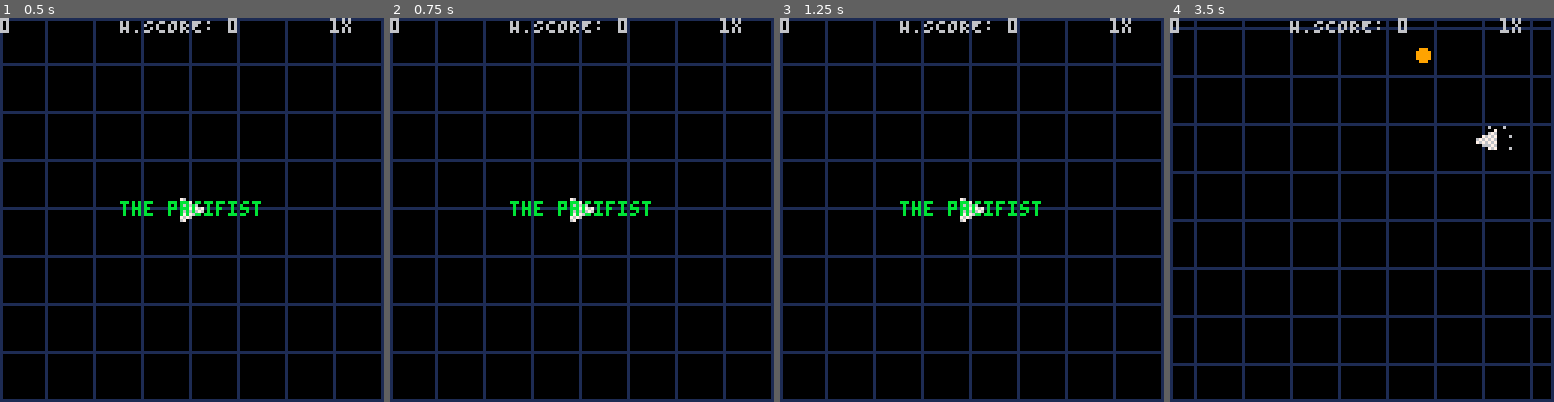
Above: before the commit, frames 1-4 (left to right).
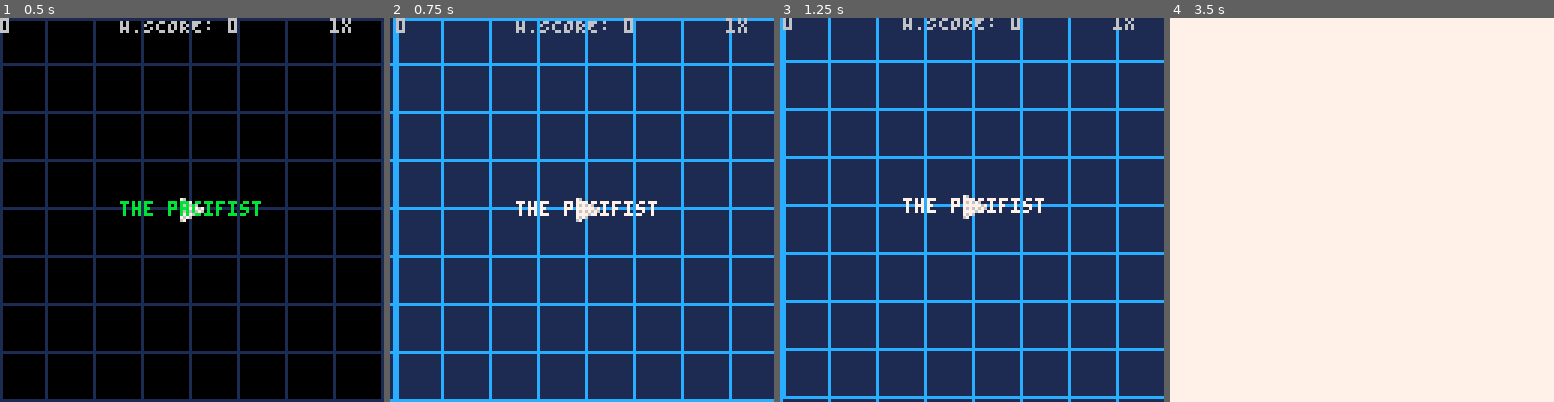
Above: after the commit, the same moments.

Repository: lucdubois/pico-8-pacifist
Game: PICO-8 cartridge the-pacifist.p8
Two runs of this game, one before a commit and one after it. Both use one fixed random seed, a clock stepped at 60 frames per second and the inputs below.
Inputs:
- Up to frame 1 (0.5 s): no input
- Up to frame 2 (0.75 s): tap O (Z key) at 0.7 s
- Up to frame 3 (1.25 s): no input
- Up to frame 4 (3.5 s): hold Right 1.6-2.1 s; tap O (Z key) every 0.4 s from 1.7 to 3.3 s; hold Up 2.15-2.42 s; hold Right 2.47-3.03 s; hold Left from 3.08 s (still down)

Frame 1 is identical in both runs. In frame 2, 93% of the frame differs, in the area x 0-100%, y 0-100%; in frame 3, 88%; in frame 4, 100%.

Commit message:
Ajout de la bombe

Diff:
--- a/the-pacifist.p8
+++ b/the-pacifist.p8
@@ -4,7 +4,7 @@
 
 offset = 0
 shaking = false
-shake_timer=0
+shake_timer=10
 score=0
 multiplier=1
 highscore=0
@@ -12,12 +12,14 @@
 gtms=0
 message='the pacifist'
 messageTimer=180
+bombInUse=false
+bombTimer=40
 
 function _init()
     save('@clip')
     offset = 0
     shaking = false
-    shake_timer=0
+    shake_timer=10
     score=0
     multiplier=1
     music(0)
@@ -28,9 +30,9 @@
     gates = {}
     offset = 0
     shaking = false
-    shake_timer=0
+    shake_timer=10
     multiplier=1
-    player = Player:new{}
+    p = Player:new{}
     lives -=1
 end
 
@@ -56,27 +58,38 @@
     if (en.y < 2) then en.y = 2 end
     if (en.x > 126) then en.x = 126 end
     if (en.y > 126) then en.y = 126 end
-    if getDist(en.x, en.y, player.x, player.y) < 42 then return false end
-
-    local pa = player.angle-90%360
+    if getDist(en.x, en.y, p.x, p.y) < 42 then return false end
+
+    local pa = p.angle-90%360
     print(''..pa, 20, 20, 1)
     local angle1 = (pa-30)/360
     local angle2 = (pa+30)/360
-    local x1 = (sin(angle1)*100)+player.x
-    local y1 = (cos(angle1)*100)+player.y
-    local x2 = (sin(angle2)*100)+player.x
-    local y2 = (cos(angle2)*100)+player.y
-    if getTriPointCollision(x1, y1, x2, y2, player.x, player.y, en.x, en.y) == true then return false end
+    local x1 = (sin(angle1)*100)+p.x
+    local y1 = (cos(angle1)*100)+p.y
+    local x2 = (sin(angle2)*100)+p.x
+    local y2 = (cos(angle2)*100)+p.y
+    if getTriPointCollision(x1, y1, x2, y2, p.x, p.y, en.x, en.y) == true then return false end
     return true
 end
 
 function spawnEnemy(en)
     repeat
         local angle = rnd()
-        en.x = ((rnd(20)+42)*sin(angle))+player.x
-        en.y = ((rnd(20)+42)*cos(angle))+player.y
+        en.x = ((rnd(20)+42)*sin(angle))+p.x
+        en.y = ((rnd(20)+42)*cos(angle))+p.y
     until enemyCanSpawn(en) == true
     add(enemies, en)
+end
+
+function useBomb()
+    bombInUse = true
+    shake_timer = 60
+    shaking = true
+    music(-1)
+    sfx(4)
+    for en in all(enemies) do
+        en:die()
+    end
 end
 function spawnTrail(o, r)
         local ang = rnd()
@@ -92,7 +105,7 @@
 end
 
 function _update60() --called at 60fps
-    if (player.dead == true and shake_timer == 10) then
+    if (p.dead == true and shake_timer == 0) then
         if lives>=2 then
             newRound()
         else
@@ -102,14 +115,23 @@
     end
     gtms+=1
     local gt = gtms/60
-    if shake_timer == 10 then
+    if shake_timer == 0 then
         shaking = false
-        shake_timer = 0
+        shake_timer = 10
         offset=0
     end
     if shaking == true then
-        shake_timer+=1
+        shake_timer-=1
         offset=0.1
+    end
+    if bombTimer == 0 then
+        bombInUse = false
+        bombTimer = 40
+        music(3, 200)
+    end
+    if bombInUse == true then
+        enemies = {}
+        bombTimer -= 1
     end
     if (gt % 3 == 0) then
         local en = EasyE:new{}
@@ -142,13 +164,13 @@
     if (gt % 5 == 0) then
         local gate = MovingGate:new{}
         gate.angle = rnd(0.5)+0.5;
-        gate.halfCircleSin = sin(gate.angle);
-        gate.centerPosX = rnd(116);
-        gate.centerPosY = rnd(116);
-        gate.x1 = gate.centerPosX+(10*gate.halfCircleSin);
-        gate.x2 = gate.centerPosX+(-10*gate.halfCircleSin);
-        gate.y1 = gate.centerPosY+(10*(1-gate.halfCircleSin));
-        gate.y2 = gate.centerPosY+(-10*(1-gate.halfCircleSin));
+        local s = sin(gate.angle);
+        gate.cx = rnd(116);
+        gate.cy = rnd(116);
+        gate.x1 = gate.cx+(10*s);
+        gate.x2 = gate.cx+(-10*s);
+        gate.y1 = gate.cy+(10*(1-s));
+        gate.y2 = gate.cy+(-10*(1-s));
         gate.dx = rnd(gate.max_dx)
         gate.dy = rnd(gate.max_dy)
         gate.dangle = rnd(0.012)-0.006
@@ -156,69 +178,72 @@
     end
 
 
-    player.dx*=player.friction
-    player.dy*=player.friction
-    local angle = player.angle%360
+    p.dx*=p.friction
+    p.dy*=p.friction
+    local angle = p.angle%360
     if (btn(0)) then
-        player.dx-=player.acc
-        spawnTrail(player, 4)
-        if angle > 180 then player.angle-=10 end
-        if angle < 180 then player.angle+=10 end
+        p.dx-=p.acc
+        spawnTrail(p, 4)
+        if angle > 180 then p.angle-=10 end
+        if angle < 180 then p.angle+=10 end
     end -- left
     if (btn(1)) then
-        player.dx+=player.acc
-        spawnTrail(player, 4)
+        p.dx+=p.acc
+        spawnTrail(p, 4)
         if angle != 0 then
-            if angle > 180 then player.angle+=10 end
-            if angle <= 180 then player.angle-=10 end
+            if angle > 180 then p.angle+=10 end
+            if angle <= 180 then p.angle-=10 end
         end
     end -- right
     if (btn(2)) then
-        player.dy-=player.acc
-        spawnTrail(player, 4)
-        if ((angle <= 90 and angle >= 0) or angle > 270 ) then player.angle-=10 end
-        if ((angle > 90 and angle <= 180) or (angle < 270 and angle >180)) then player.angle+=10 end
+        p.dy-=p.acc
+        spawnTrail(p, 4)
+        if ((angle <= 90 and angle >= 0) or angle > 270 ) then p.angle-=10 end
+        if ((angle > 90 and angle <= 180) or (angle < 270 and angle >180)) then p.angle+=10 end
     end -- up
     if (btn(3)) then
-        player.dy+=player.acc
-        spawnTrail(player, 4)
-        if ((angle < 90 and angle >= 0) or angle > 270 ) then player.angle+=10 end
-        if (angle > 90 or (angle < 270 and angle >=180)) then player.angle-=10 end
+        p.dy+=p.acc
+        spawnTrail(p, 4)
+        if ((angle < 90 and angle >= 0) or angle > 270 ) then p.angle+=10 end
+        if (angle > 90 or (angle < 270 and angle >=180)) then p.angle-=10 end
     end -- down
-    -- if angle == 0 then player.angle = 0 end
-    player.dx=mid(-player.max_dx,player.dx,player.max_dx)
-    player.dy=mid(-player.max_dy,player.dy,player.max_dy)
-
-    player.x+=player.dx
-    player.y+=player.dy
-    if (player.x>124) then player.x=124 end
-    if (player.x<4) then player.x=4 end
-    if (player.y>124) then player.y=124 end
-    if (player.y<4) then player.y=4 end
+    if (btn(4)) then
+        useBomb()
+    end
+    -- if angle == 0 then p.angle = 0 end
+    p.dx=mid(-p.max_dx,p.dx,p.max_dx)
+    p.dy=mid(-p.max_dy,p.dy,p.max_dy)
+
+    p.x+=p.dx
+    p.y+=p.dy
+    if (p.x>124) then p.x=124 end
+    if (p.x<4) then p.x=4 end
+    if (p.y>124) then p.y=124 end
+    if (p.y<4) then p.y=4 end
 
     for gate in all(gates) do
-        gate.centerPosX+=gate.dx
-        gate.centerPosY+=gate.dy
+        gate.cx+=gate.dx
+        gate.cy+=gate.dy
         gate.angle+=gate.dangle
         if (gate.angle>=1) then gate.angle-=1 end
         local gateSin = sin(gate.angle)
         local gateCos = cos(gate.angle)
-        gate.x1 = gate.centerPosX+(10*gateSin);
-        gate.x2 = gate.centerPosX+(-10*gateSin);
-        gate.y1 = gate.centerPosY+(10*(gateCos));
-        gate.y2 = gate.centerPosY+(-10*(gateCos));
-
-        if (gate.centerPosX>120 or gate.centerPosX<0) then gate.dx*=-1 end
-        if (gate.centerPosY>120 or gate.centerPosY<0) then gate.dy*=-1 end
-
-        if (getPointCircleCollision(gate.x1, gate.y1, player.x, player.y, 2) or getPointCircleCollision(gate.x2, gate.y2, player.x, player.y, 2) ) then
-            player.dx = player.dx*-1
-            player.dy = player.dy*-1
-        elseif (isTouchingPlayer(gate.x1, gate.y1, gate.x2, gate.y2, player.x, player.y)) then
+        gate.x1 = gate.cx+(10*gateSin);
+        gate.x2 = gate.cx+(-10*gateSin);
+        gate.y1 = gate.cy+(10*(gateCos));
+        gate.y2 = gate.cy+(-10*(gateCos));
+
+        if (gate.cx>120 or gate.cx<0) then gate.dx*=-1 end
+        if (gate.cy>120 or gate.cy<0) then gate.dy*=-1 end
+
+        if (getPointCircleCollision(gate.x1, gate.y1, p.x, p.y, 2) or getPointCircleCollision(gate.x2, gate.y2, p.x, p.y, 2) ) then
+            p.dx = p.dx*-1
+            p.dy = p.dy*-1
+        elseif (isTouchingPlayer(gate.x1, gate.y1, gate.x2, gate.y2, p.x, p.y)) then
             local soundPlayed = false
             local enemiesKilled = 0
             for enemy in all(enemies) do
-                if (getPointCircleCollision(enemy.x, enemy.y, gate.centerPosX, gate.centerPosY, 40) == true) then
+                if (getPointCircleCollision(enemy.x, enemy.y, gate.cx, gate.cy, 40) == true) then
                     if soundPlayed == false then
                         sfx(1)
                         soundPlayed = true
@@ -235,7 +260,7 @@
             for i=1,20,1 do
                 local dx = rnd(10)-5
                 local dy = rnd(10)-5
-                local particle = Particle:new{x=gate.centerPosX, y=gate.centerPosY, dx = dx, dy = dy}
+                local particle = Particle:new{x=gate.cx, y=gate.cy, dx = dx, dy = dy}
                 add(particles, particle)
             end
             del(gates, gate)
@@ -244,15 +269,15 @@
     end
     for enemy in all(enemies) do
 		enemy:move()
-        if (getPointCircleCollision(enemy.x, enemy.y, player.x, player.y, 2) == true) then
+        if (getPointCircleCollision(enemy.x, enemy.y, p.x, p.y, 2) == true) then
             shaking = true
             sfx(2)
             for i=1,40,1 do
                 local dx = rnd(4)-2
                 local dy = rnd(4)-2
-                local particle = Particle:new{x=player.x, y=player.y, dx = dx, dy = dy, color = 7, max_frames= 60}
+                local particle = Particle:new{x=p.x, y=p.y, dx = dx, dy = dy, color = 7, max_frames= 60}
                 add(particles, particle)
-                player.dead = true
+                p.dead = true
             end
             for enemy2 in all(enemies) do
                 enemy2:die()
@@ -265,6 +290,7 @@
 end
 
 function _draw()
+    palt(0, false)
     screen_shake()
     cls() -- clear screen
     palt(0, true)
@@ -278,21 +304,13 @@
     for gate in all(gates) do
         circfill(gate.x1,gate.y1,1,10)
         circfill(gate.x2,gate.y2,1,10)
-        circ(gate.centerPosX, gate.centerPosY, 40, 1)
+        circ(gate.cx, gate.cy, 40, 1)
         line(gate.x1, gate.y1, gate.x2, gate.y2, 11)
     end
     -- drawTriangle()
-    spr_r(lives-1, player.x-4, player.y-4, player.angle, 1, 1) -- draw the sprite using the values of our player object
+    spr_r(lives-1, p.x-4, p.y-4, p.angle, 1, 1) -- draw the sprite using the values of our p object
     for enemy in all(enemies) do
-		circfill(enemy.x,enemy.y,2,enemy.color)
-        local edistx = player.x - enemy.x
-        local edisty = player.y - enemy.y
-        local edist = sqrt((edistx*edistx) + (edisty*edisty))
-        local diffx =  enemy.x - player.x
-        local diffy = enemy.y - player.y
-        local angle = atan2(diffx, diffy*-1)
-        local dx = sin(angle)
-        local dy = cos(angle)
+		enemy:draw()
         -- print(''..dx,
         -- 0,0, 6)
         -- print(''..dy,
@@ -304,29 +322,120 @@
     end
 
     drawMessage()
+    if (bombInUse == true and bombTimer == 0) then
+        pal(0, 0)
+        pal(1, 1)
+        pal(2, 2)
+        pal(3, 3)
+        pal(4, 4)
+        pal(5, 5)
+        pal(6, 6)
+        pal(7, 7)
+        pal(8, 8)
+        pal(9, 9)
+        pal(10, 10)
+        pal(11, 11)
+        pal(12, 12)
+        pal(13, 13)
+        pal(14, 14)
+        pal(15, 15)
+    end
+    if (bombInUse == true and bombTimer > 27 and bombTimer <= 35) then
+        pal(0, 7)
+        pal(1, 7)
+        pal(2, 7)
+        pal(3, 7)
+        pal(4, 7)
+        pal(5, 7)
+        pal(6, 7)
+        pal(7, 7)
+        pal(8, 7)
+        pal(9, 7)
+        pal(10, 7)
+        pal(11, 7)
+        pal(12, 7)
+        pal(13, 7)
+        pal(14, 7)
+        pal(15, 7)
+    end
+    if (bombInUse == true and bombTimer > 20 and bombTimer <= 27) then
+        pal(0, 6)
+        pal(1, 7)
+        pal(2, 7)
+        pal(3, 7)
+        pal(4, 7)
+        pal(5, 7)
+        pal(6, 7)
+        pal(7, 7)
+        pal(8, 7)
+        pal(9, 7)
+        pal(10, 7)
+        pal(11, 7)
+        pal(12, 7)
+        pal(13, 7)
+        pal(14, 7)
+        pal(15, 7)
+    end
+    if (bombInUse == true and bombTimer > 10 and bombTimer <= 20) then
+        pal(0, 5)
+        pal(1, 6)
+        pal(2, 8)
+        pal(3, 1)
+        pal(4, 9)
+        pal(5, 7)
+        pal(6, 7)
+        pal(7, 7)
+        pal(8, 14)
+        pal(9, 15)
+        pal(10, 15)
+        pal(11, 7)
+        pal(12, 7)
+        pal(13, 7)
+        pal(14, 7)
+        pal(15, 7)
+    end
+    if (bombInUse == true and ((bombTimer > 0 and bombTimer <= 10) or bombTimer > 35)) then
+        pal(0, 1)
+        pal(1, 12)
+        pal(2, 8)
+        pal(3, 1)
+        pal(4, 9)
+        pal(5, 6)
+        pal(6, 6)
+        pal(7, 7)
+        pal(8, 14)
+        pal(9, 15)
+        pal(10, 15)
+        pal(11, 7)
+        pal(12, 7)
+        pal(13, 7)
+        pal(14, 7)
+        pal(15, 7)
+    end
 end
 
 function drawTriangle()
-    local pa = player.angle-90%360
+    local pa = p.angle-90%360
     print(''..pa, 20, 20, 1)
     local angle1 = (pa-30)/360
     local angle2 = (pa+30)/360
-    local x1 = (sin(angle1)*100)+player.x
-    local y1 = (cos(angle1)*100)+player.y
-    local x2 = (sin(angle2)*100)+player.x
-    local y2 = (cos(angle2)*100)+player.y
+    local x1 = (sin(angle1)*100)+p.x
+    local y1 = (cos(angle1)*100)+p.y
+    local x2 = (sin(angle2)*100)+p.x
+    local y2 = (cos(angle2)*100)+p.y
     local color = 1
     for en in all(enemies) do
-        if getTriPointCollision(x1, y1, x2, y2, player.x, player.y, en.x, en.y) == true then color = 11 end
-    end
-    line (player.x, player.y, x1, y1, color)
-    line (player.x, player.y, x2, y2, color)
+        if getTriPointCollision(x1, y1, x2, y2, p.x, p.y, en.x, en.y) == true then color = 11 end
+    end
+    line (p.x, p.y, x1, y1, color)
+    line (p.x, p.y, x2, y2, color)
     line (x1, y1, x2, y2, color)
 end
 
 function drawMatrix()
-    local xmod = (player.x-60)/6
-    local ymod = (player.y-60)/6
+    rectfill(-20, -20, 148, 148, 0)
+    local xmod = (p.x-60)/6
+    local ymod = (p.y-60)/6
     for x=-64-xmod,192-xmod,16 do
         line(x, -64, x, 192, 1)
     end
@@ -369,10 +478,9 @@
     x2=0,
     y1=10,
     y2=0,
-    centerPosX=0,
-    centerPosY=0,
+    cx=0,
+    cy=0,
     angle=0,
-    halfCircleSin=0,
     exploding=false,
     max_dx=0.3,
     max_dy=0.3,
@@ -448,11 +556,25 @@
     acc = 0.05,
     friction=0.78,
     color=14,
+    colors={14, 7},
     timer=180,
     activeTime=60,
     angle=0,
-    points=10
+    points=10,
+    signaling=false,
+    cr=0,
+    crd=0.5
 }
+
+function Shape:draw()
+    circfill(self.x,self.y,2,self.color)
+end
+function FastE:draw()
+    if (self.signaling == true) then
+        circ(self.x, self.y, self.cr, 1)
+    end
+    circfill(self.x,self.y,2,self.color)
+end
 
 function getDist(x1, y1, x2, y2)
     local distx = x1 - x2
@@ -503,8 +625,8 @@
 end
 
 function Shape:move()
-    local diffx =  self.x - player.x
-    local diffy = self.y - player.y
+    local diffx =  self.x - p.x
+    local diffy = self.y - p.y
     local angle = atan2(diffx, diffy*-1)
     self.dx += self.acc*(cos(angle)*-1)
     self.dy += self.acc*sin(angle)
@@ -528,13 +650,32 @@
     end
 end
 
+function FastE:manageRipple()
+
+    if (self.cr <=7 and self.signaling == true) then
+        self.cr+=self.crd
+    elseif (self.cr >7 and self.signaling == true) then
+        self.cr = 0
+        self.signaling = false
+    end
+
+end
+
 function FastE:move()
     self.timer+=-1
-    if (self.timer == 0) then
+    if self.signaling == true then
+        self:manageRipple()
+    end
+    if ((self.timer >= 60 and self.timer%30 == 0) or (self.timer < 60 and self.timer >= 0 and self.timer%15 == 0)) then
+        if (self.colors[1] == self.color) then
+            self.color = self.colors[2]
+            self.signaling = true
+            sfx(3, 1)
+        else self.color = self.colors[1] end
     end
     if (self.timer <= 0 and self.timer >= self.activeTime*-1) then
-        local diffx =  self.x - player.x
-        local diffy = self.y - player.y
+        local diffx =  self.x - p.x
+        local diffy = self.y - p.y
         self.angle = atan2(diffx, diffy*-1)
         self.dx += self.acc*cos(self.angle)*-10
         self.dy += self.acc*sin(self.angle)*10
@@ -590,7 +731,7 @@
     end
    end
 
-player = Player:new{}
+p = Player:new{}
 enemies = {}
 gates = {}
 particles = {}
Not shown, changed: the sound effects (__sfx__) section of the-pacifist.p8
